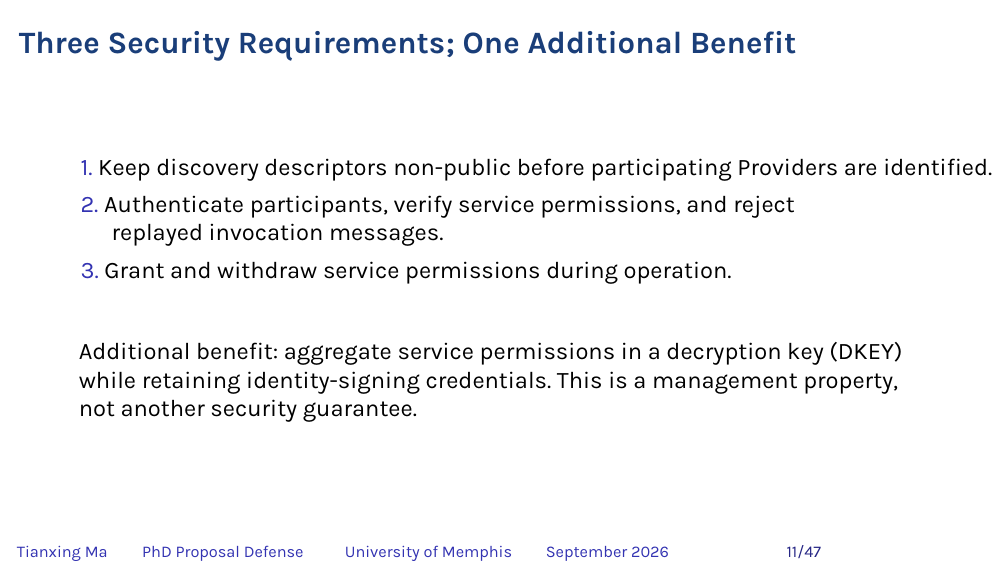
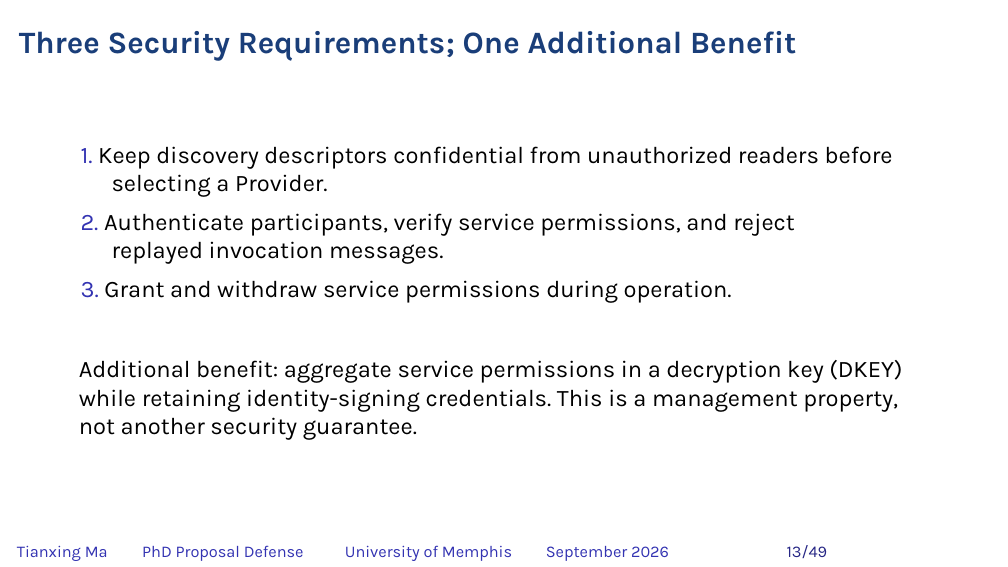
Before and after one commit to matianxing1992/NDN_Service_Framework, a slide deck: slide 13 of docs/PAPER/proposal-defense/slides/NDNSF_proposal_hybrid_editable.pptx (slide 11 before the commit). Drawn at 1008x567 pixels with LibreOffice and Linux fonts; fonts in the diff are those of the drawing; background and template pictures are left out. Boxes give left, top, right and bottom in pixels: in the first picture for what was removed or moved away, otherwise in the second. Text is boxed around its words. In the diff, an @@ line names an element or a change of style, - is before the commit and + after.

```diff
--- a/docs/PAPER/proposal-defense/slides/NDNSF_proposal_hybrid_editable.pptx
+++ b/docs/PAPER/proposal-defense/slides/NDNSF_proposal_hybrid_editable.pptx
@@ text at (81, 146, 893, 197): text changed @@
-1. Keep discovery descriptors non-public before participating Providers are identified.
+1. Keep discovery descriptors confidential from unauthorized readers before selecting a Provider.
@@ 3 texts: place and size @@
-3 texts at (79, 195, 902, 422)
+3 texts at (79, 213, 902, 440)
@@ text at (787, 545, 828, 558): text changed @@
-11/47
+13/49
```
Also in this commit, not shown: 45 other slides changed, 2 slides added, 31 other files.
